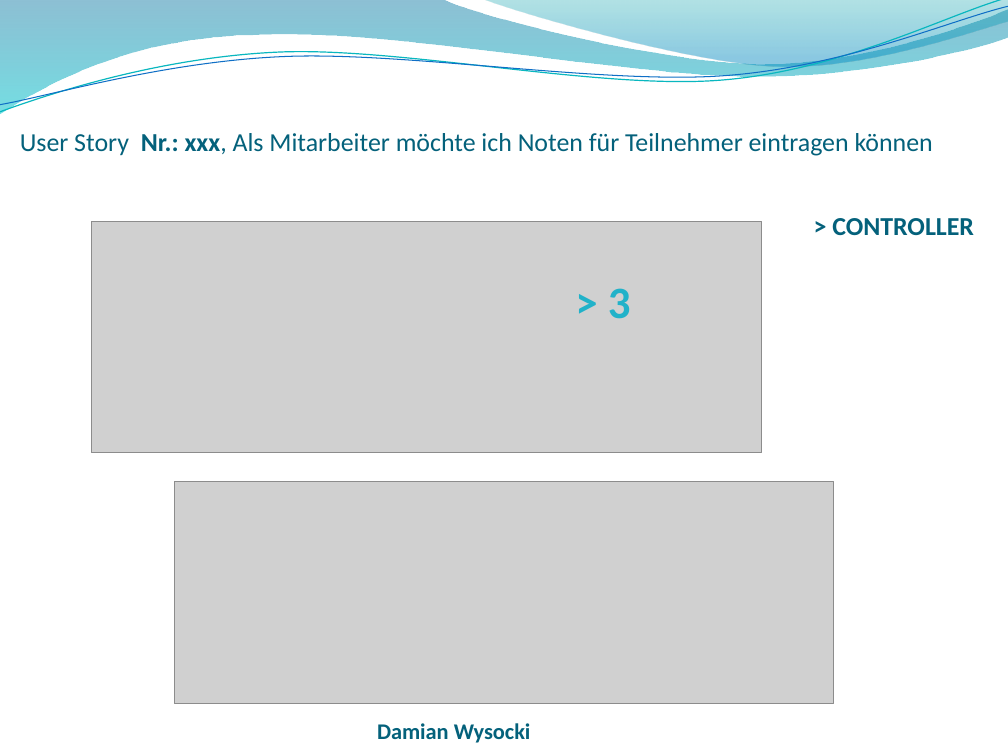
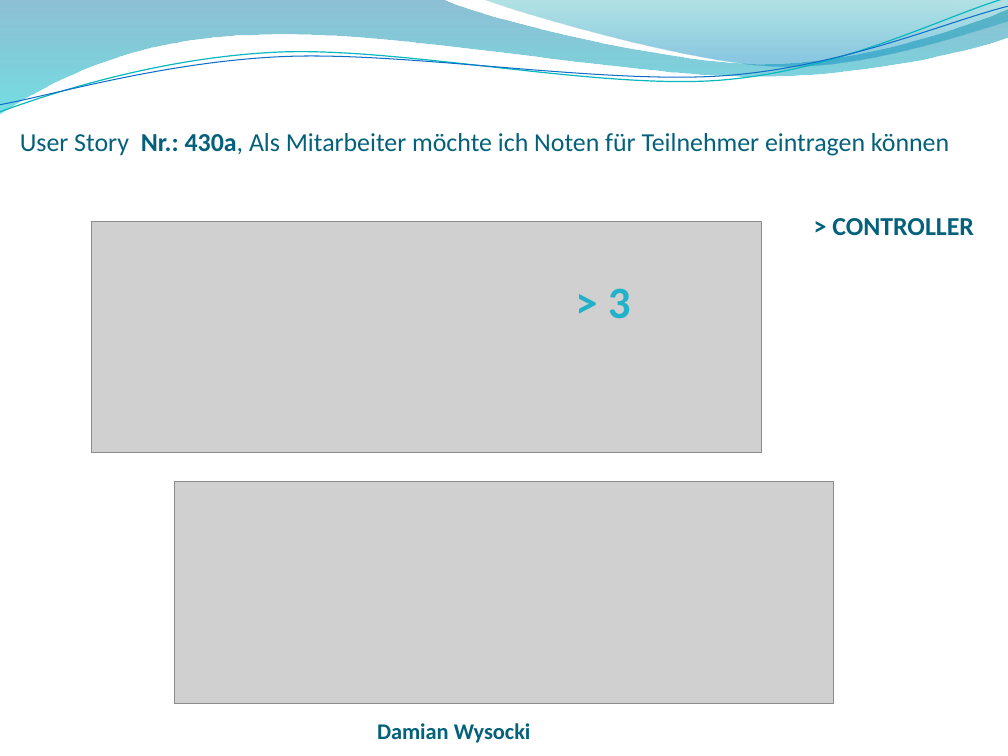
Before and after one commit to wf5ss2015/wfprj, a slide deck: slide 19 of Lehrveranstaltungsmanagement_Präsentation.pptx. Drawn at 1008x756 pixels with LibreOffice and Linux fonts; fonts in the diff are those of the drawing; grey boxes stand for pictures; background and template pictures are left out. Boxes give left, top, right and bottom in pixels: in the first picture for what was removed or moved away, otherwise in the second. Text is boxed around its words. In the diff, an @@ line names an element or a change of style, - is before the commit and + after.

```diff
--- a/Lehrveranstaltungsmanagement_Präsentation.pptx
+++ b/Lehrveranstaltungsmanagement_Präsentation.pptx
@@ text at [20, 133, 949, 156]: text changed @@
-User Story Nr.: xxx, Als Mitarbeiter möchte ich Noten für Teilnehmer eintragen können
+User Story Nr.: 430a, Als Mitarbeiter möchte ich Noten für Teilnehmer eintragen können
```
Also in this commit, not shown: 15 other slides changed.
